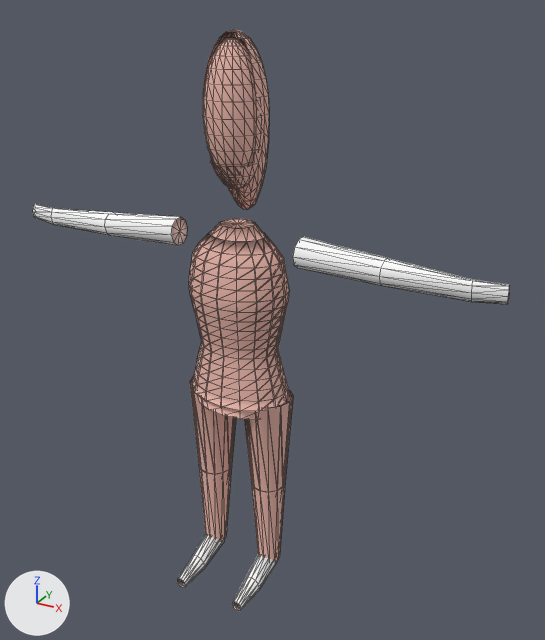
What one commit did to the glTF model crates/lumen-factory/assets/seraphine.glb.
Both versions are drawn from a 50 mm lens placed at (1.13, -1.839, 1.882), pointed at (0.102, 0.03, 0.948). Lighting does not change. The marker at lower left points along +X, +Y and +Z. The first picture is the older version. Mesh edges are drawn as thin lines. Vertices at exactly the same position are counted once.

Objects in the first picture: 'BaseMesh'.
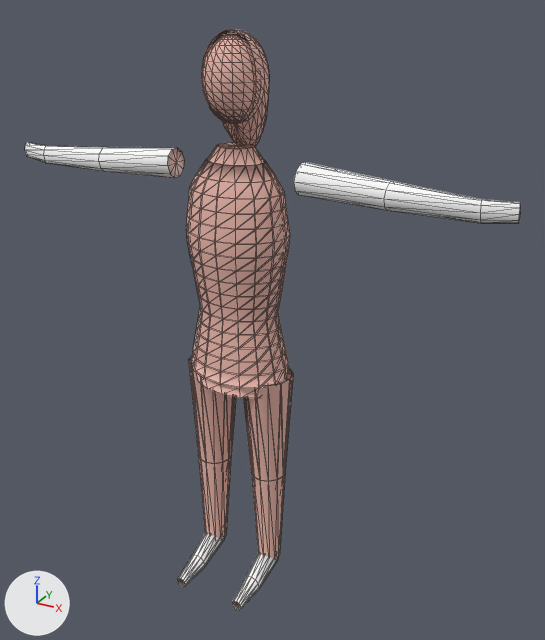
Diff of the bpy script that builds the scene:
```diff
--- a/crates/lumen-factory/assets/seraphine.glb.py
+++ b/crates/lumen-factory/assets/seraphine.glb.py
@@ me_basemesh @@
 # used by ob_basemesh; location = (0.0, 0.0, 0.0)
-me_basemesh.from_pydata(...)  # 1322 vertices, 2546 faces; spans x -0.8..0.8, y -0.23..0.12, z 0.0..1.78
+me_basemesh.from_pydata(...)  # 1322 vertices, 2546 faces; spans x -0.8..0.8, y -0.23..0.12, z 0.01..1.78
+# me_basemesh part 1: the loose piece of 42 vertices spanning x -0.8..-0.21, y -0.05..0.04, z 1.15..1.24 is moved by (0.0, 0.0, 0.21)
+# me_basemesh part 2: the loose piece of 42 vertices spanning x 0.21..0.8, y -0.05..0.04, z 1.15..1.24 is moved by (0.0, 0.0, 0.21)
+# me_basemesh part 3: the loose piece of 306 vertices spanning x -0.16..0.16, y -0.12..0.12, z 0.65..1.25 is scaled about its middle by (0.999, 0.999, 1.26), then moved by (0.0, 0.0, 0.15)
+# me_basemesh part 4: the loose piece of 99 vertices spanning x -0.18..-0.02, y -0.23..0.08, z 0.0..0.7 is scaled about the mesh origin by (1, 1, 1.12)
+# me_basemesh part 5: the loose piece of 99 vertices spanning x 0.02..0.18, y -0.23..0.08, z 0.0..0.7 is scaled about the mesh origin by (1, 1, 1.12)
+# me_basemesh part 6: the loose piece of 274 vertices spanning x -0.17..0.17, y -0.12..0.12, z 0.69..1.22 is scaled about its middle by (1, 1, 1.26), then moved by (0.0, 0.0, 0.15)
+# me_basemesh part 7: the loose piece of 253 vertices spanning x -0.09..0.09, y -0.09..0.09, z 1.36..1.76 is scaled about its middle by (1.01, 1, 0.572), then moved by (0.0, 0.0, 0.09)
+# me_basemesh part 8: 188 of 1322 vertices moved; they spanned x -0.09..0.09, y -0.08..0.1, z 1.28..1.76 and now span x -0.09..0.09, y -0.08..0.1, z 1.45..1.77; mean shift (0.0, 0.0, 0.12); largest move (0.0, 0.0, 1.35) -> (0.0, 0.0, 1.54)
 me_basemesh.materials.append(mat_arm_left)
```

Changed parts and their boxes (x1, y1, x2, y2) in the pictures (545 x 640 px; the box of a moved part takes in the faces that stretch with it):
'BaseMesh', reshaped
    before: (33, 30, 509, 611)
    after: (25, 29, 520, 610)
part 1 of me_basemesh, moved or reshaped
    before: (33, 204, 187, 246)
    after: (25, 142, 184, 178)
part 2 of me_basemesh, moved or reshaped
    before: (293, 237, 509, 304)
    after: (294, 162, 520, 223)
part 3 of me_basemesh, moved or reshaped
    before: (197, 219, 265, 420)
    after: (196, 142, 265, 398)
part 4 of me_basemesh, moved or reshaped
    before: (177, 376, 236, 587)
    after: (177, 356, 236, 587)
part 5 of me_basemesh, moved or reshaped
    before: (232, 391, 293, 611)
    after: (232, 368, 293, 610)
part 6 of me_basemesh, moved or reshaped
    before: (189, 230, 290, 412)
    after: (186, 159, 290, 389)
part 7 of me_basemesh, moved or reshaped
    before: (203, 37, 256, 167)
    after: (202, 34, 256, 110)
part 8 of me_basemesh, moved or reshaped
    before: (203, 32, 269, 209)
    after: (201, 30, 269, 147)
